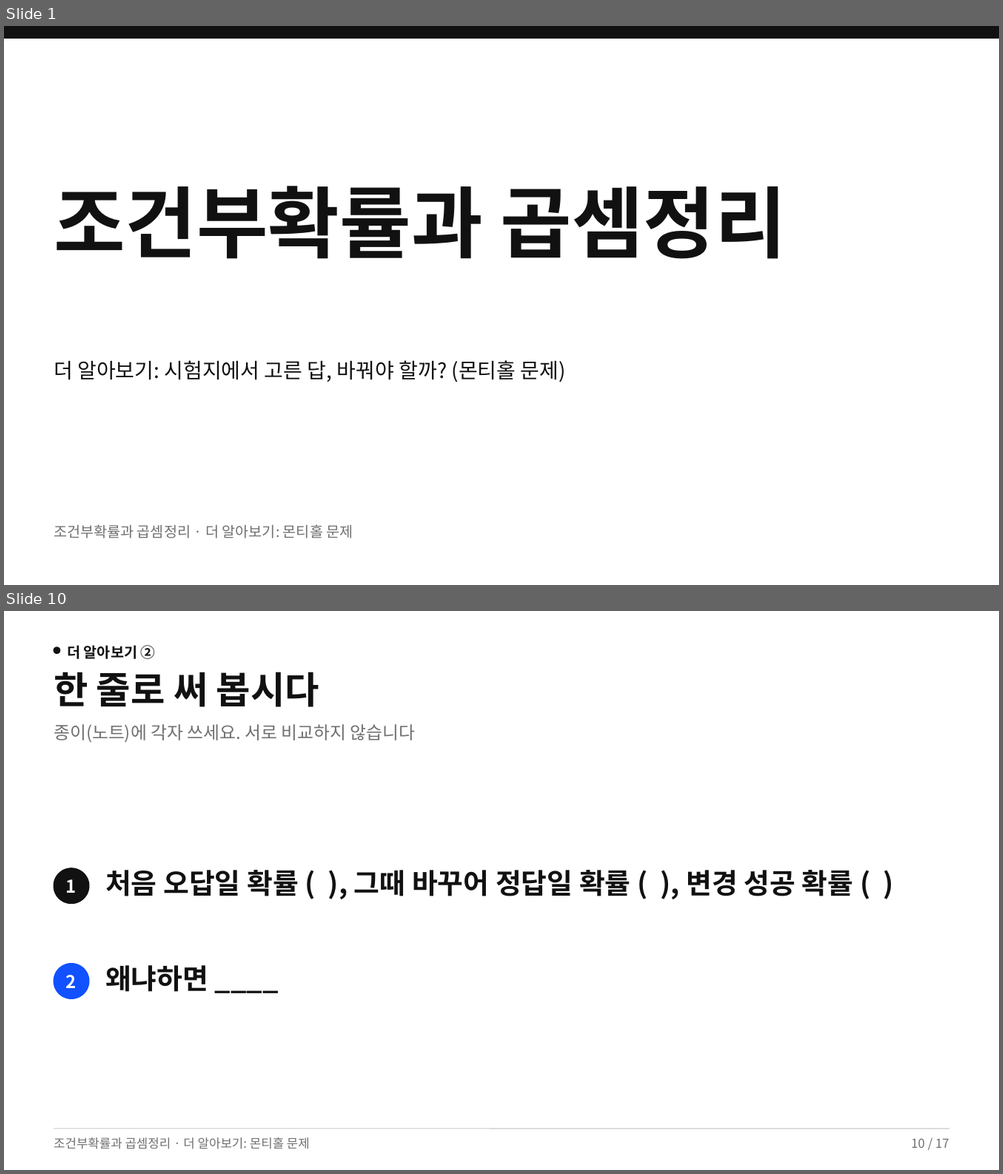
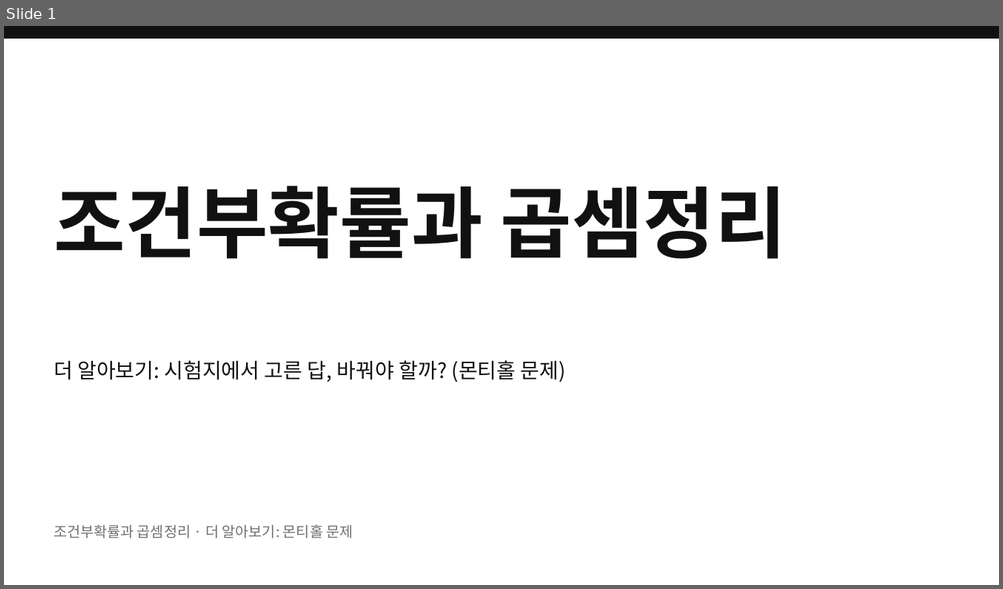
Before and after one commit to yestar02/ms-b4af2784, a slide deck: slides.pptx. Shown one above the other, each under a label of ours: slides 1 and 10 before the commit, slide 1 after it; the slides between them are not shown. The pictures are 1003x1174 and 1003x589 pixels, drawn with LibreOffice and Linux fonts; fonts in the diff are those of the drawing. Boxes give left, top, right and bottom in pixels: in the first picture for what was removed or moved away, otherwise in the second. Text is boxed around its words. In the diff, an @@ line names an element or a change of style, - is before the commit and + after.

```diff
--- a/slides.pptx
+++ b/slides.pptx
@@ slide 10 removed at [4, 611, 999, 1170], background #FFFFFF @@
@@ ellipse removed at [54, 647, 60, 653] @@
@@ text removed at [67, 645, 156, 659] @@
-더 알아보기 ②
@@ text removed at [54, 672, 319, 707] @@
-한 줄로 써 봅시다
@@ text removed at [54, 724, 415, 743] @@
-종이(노트)에 각자 쓰세요. 서로 비교하지 않습니다
@@ ellipse removed at [54, 869, 89, 903] @@
@@ text removed at [105, 870, 854, 897] @@
-처음 오답일 확률 ( ), 그때 바꾸어 정답일 확률 ( ), 변경 성공 확률 ( )
@@ text removed at [66, 880, 77, 893] @@
-1
@@ ellipse removed at [54, 964, 89, 999] @@
@@ text removed at [105, 965, 208, 992] @@
-왜냐하면 ____
@@ text removed at [66, 975, 77, 988] @@
-2
@@ text removed at [54, 1138, 310, 1150] @@
-조건부확률과 곱셈정리 · 더 알아보기: 몬티홀 문제
@@ line removed from (54, 1129) to (949, 1129) @@
@@ text removed at [910, 1139, 949, 1148] @@
-10 / 17
```
Also in this commit, not shown: 15 slides changed, 1 other file.
